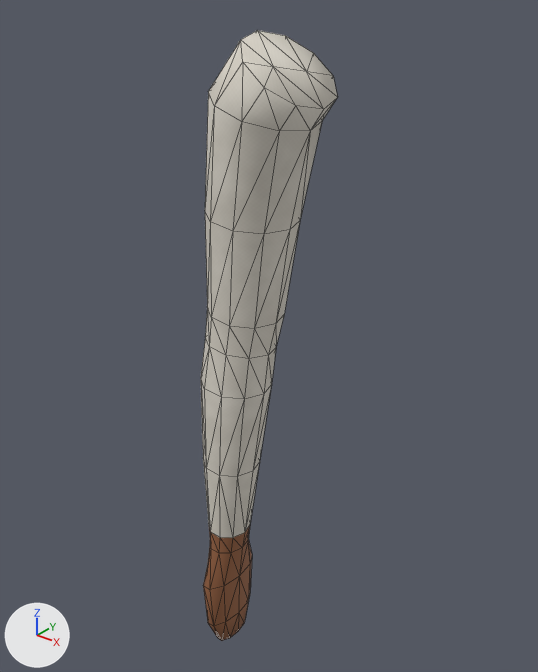
An edit to the OBJ model OpenGL/assets/models/persona_hombre_partes/brazoder.obj, drawn before and after from the same camera.
The view is the same before and after, from a 50 mm lens placed at (0.423, -0.519, 0.072), pointed at (-0.011, 0.023, -0.264). The axes (+X, +Y, +Z) are drawn at lower left. The lights are the same throughout. The first picture is the older version. Mesh edges are drawn as thin lines. Where no turn or scale is listed for an object, it has been applied to the vertices.

In view in the first picture: 'BrazoDer'.
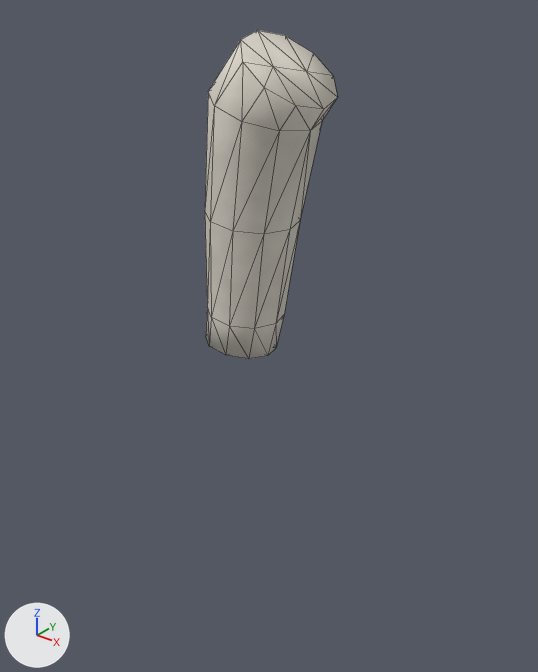
The change, as a list of edits to the scene's bpy script:
```text
Change me_brazoder:
    used by ob_brazoder; location = (0.0, 0.0, 0.0)
    remove me_brazoder.from_pydata(...)  # 124 vertices, 244 faces; spans x -0.067..0.065, y -0.054..0.049, z -0.666..0.03
    add me_brazoder.from_pydata(...)  # 54 vertices, 104 faces; spans x -0.062..0.065, y -0.049..0.049, z -0.271..0.03
    me_brazoder part 1
    72 vertices are removed from x -0.067..0.007, y -0.054..0.028, z -0.666..-0.307
    154 faces are deleted
    4 vertices move from x -0.055..0.003, y -0.039..0.031, z -0.27..-0.26 to x -0.055..0.003, y -0.039..0.031, z -0.271..-0.259
    2 vertices are added at (-0.015, -0.012, -0.265), (-0.037, 0.004, -0.265)
    14 new faces join them
    me_brazoder part 2: 90 kept faces spanning x -0.062..0.065, y -0.049..0.049, z -0.271..0.03 get new texture (UV) coordinates
    remove me_brazoder.materials.append(mat_piel_media)  # picture img_piel_media_png
```

What differs and where, as boxes [x1, y1, x2, y2] in the pictures (538 x 672 px):
'BrazoDer', reshaped (46% shorter)
    before: [201, 30, 337, 641]
    after: [205, 30, 337, 359]
part 1 of me_brazoder, cut back
    before: [201, 337, 276, 641]
part 2 of me_brazoder, surface changed (darker)
    both: [206, 317, 281, 359]
